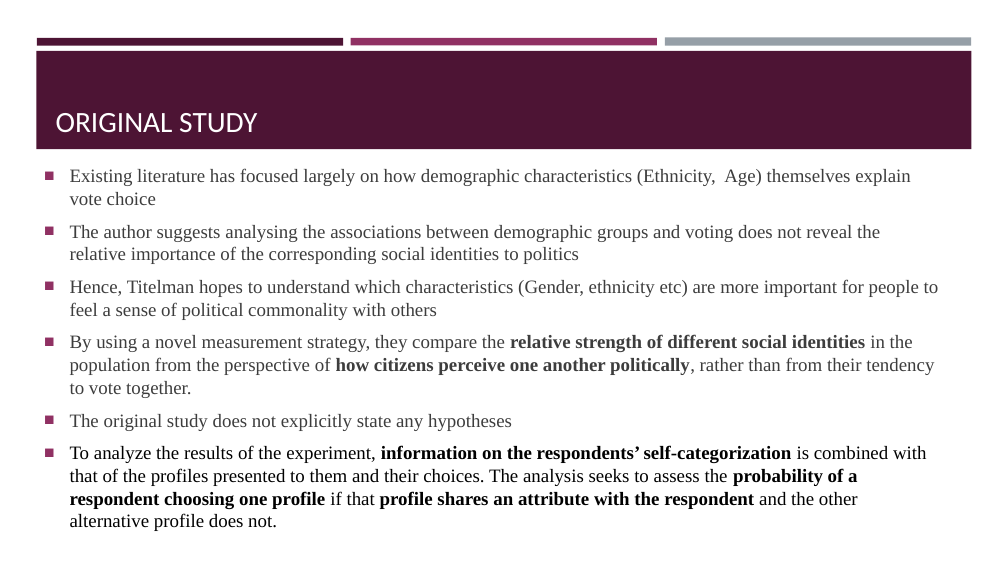
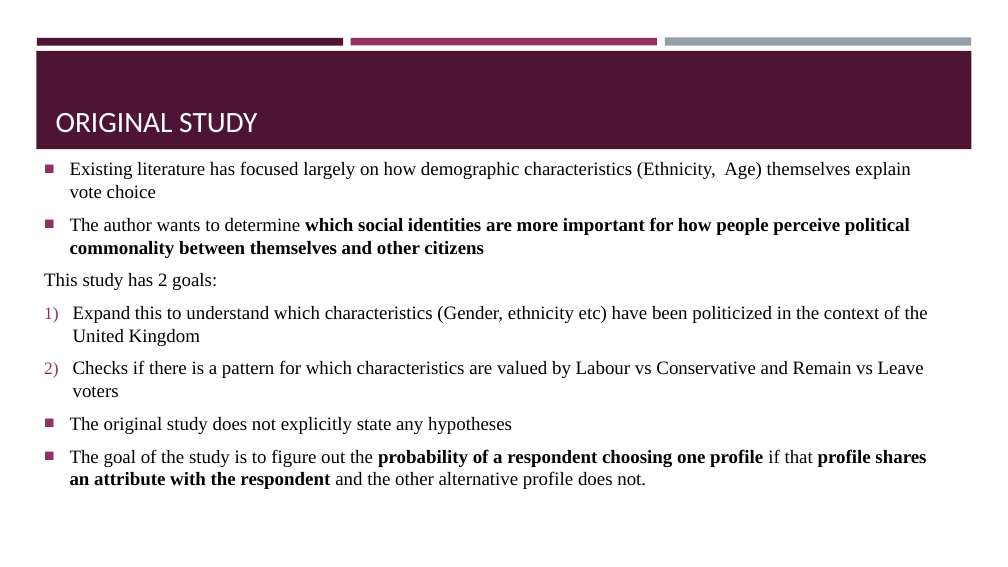
Before and after one commit to KimochiKimchi/StatsII_Spring2024, a slide deck: slide 2 of replication/my_replication/Replication Presentation.pptx (slide 3 before the commit). Drawn at 1008x567 pixels with LibreOffice and Linux fonts; fonts in the diff are those of the drawing. Boxes give left, top, right and bottom in pixels: in the first picture for what was removed or moved away, otherwise in the second. Text is boxed around its words. In the diff, an @@ line names an element or a change of style, - is before the commit and + after.

```diff
--- a/replication/my_replication/Replication Presentation.pptx
+++ b/replication/my_replication/Replication Presentation.pptx
@@ text "Existing literature has focused largely ...": place and size @@
-text "Existing literature has focused largely ..." at bbox=[70, 192, 939, 531]
+text "Existing literature has focused largely ..." at bbox=[44, 161, 928, 489]
@@ text at bbox=[70, 161, 911, 434]: text colour #3D3D3D to #000000 in "Existing literature has focused largely on how ...", "The original study does not explicitly state ..." @@
@@ text at bbox=[44, 217, 928, 398]: text changed; text colour #3D3D3D to #000000 @@
-■ The author suggests analysing the associations between demographic groups and voting does not reveal the relative importance of the corresponding social identities to politics
-■ Hence, Titelman hopes to understand which characteristics (Gender, ethnicity etc) are more important for people to feel a sense of political commonality with others
-■ By using a novel measurement strategy, they compare the relative strength of different social identities in the population from the perspective of how citizens perceive one another politically, rather than from their tendency to vote together.
+■ The author wants to determine which social identities are more important for how people perceive political commonality between themselves and other citizens
+This study has 2 goals:
+1) Expand this to understand which characteristics (Gender, ethnicity etc) have been politicized in the context of the United Kingdom
+2) Checks if there is a pattern for which characteristics are valued by Labour vs Conservative and Remain vs Leave voters
@@ text at bbox=[70, 449, 926, 489]: text changed; bold on @@
-■ To analyze the results of the experiment, information on the respondents’ self-categorization is combined with that of the profiles presented to them and their choices. The analysis seeks to assess the probability of a respondent choosing one profile if that profile shares an attribute with the respondent and the other alternative profile does not.
+■ The goal of the study is to figure out the probability of a respondent choosing one profile if that profile shares an attribute with the respondent and the other alternative profile does not.
```
Also in this commit, not shown: 6 other slides changed, 1 slide added, 1 other file.
